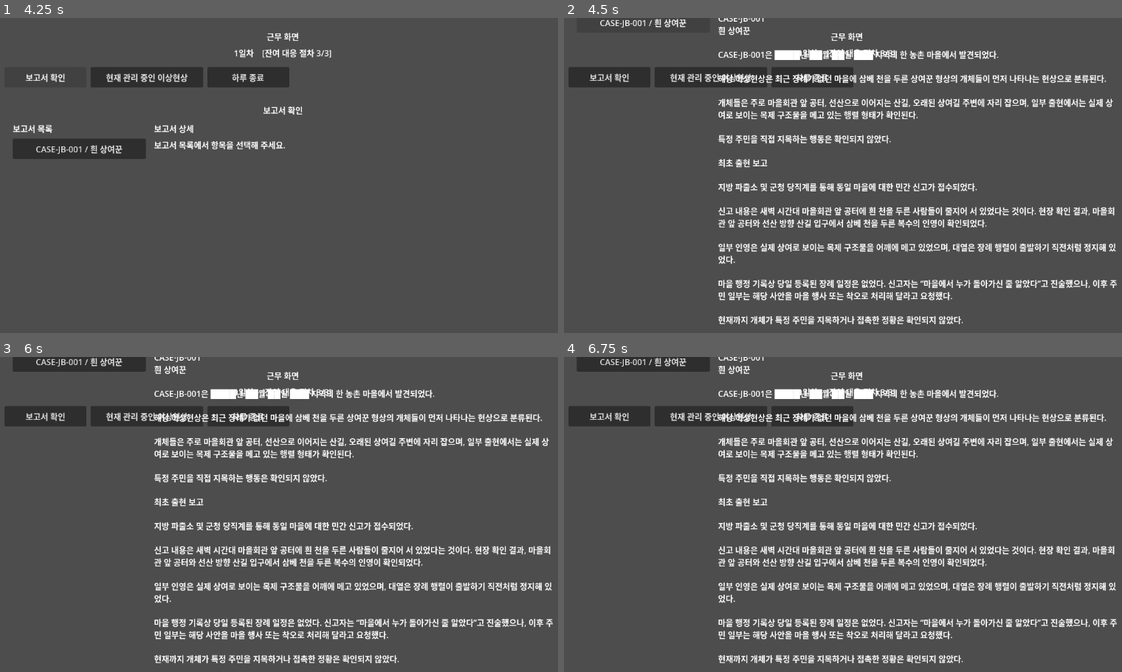
Above: before the commit, frames 1-4 (two rows, left to right).
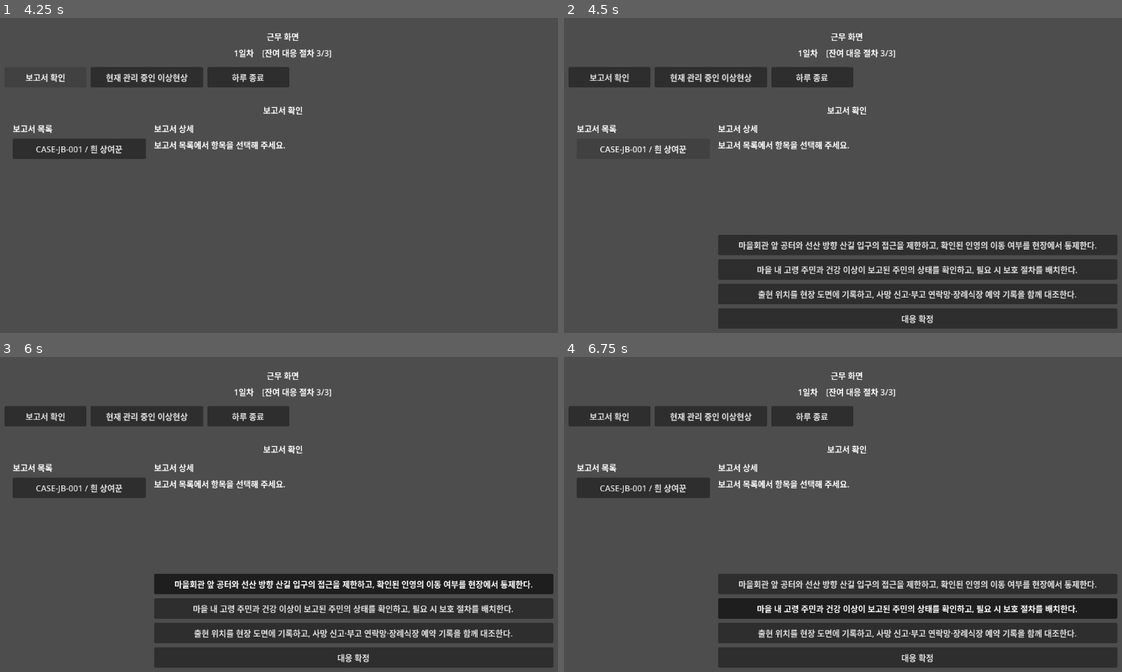
Above: after the commit, the same moments.

Repository: maze4670/AnomalyManagementBranch
Game: Godot game, scene res://scenes/main_menu/MainMenu.tscn
Two runs of this game, one before a commit and one after it. Both use one fixed random seed, a clock stepped at 60 frames per second and the inputs below.
Inputs (mouse positions are in pixels of both pictures, inside the frame that each line leads up to):
- Up to frame 1 (4.25 s): click "근무 시작" at 0.5 s; click "근무 시작" at 1.25 s; click "보고서 확인" at 2 s; click "현재 관리 중인 이상현상" at 2.75 s; click "보고서 확인" at 3.5 s
- Up to frame 2 (4.5 s): click "CASE-JB-001 / 흰 상여꾼" at 4.25 s
- Up to frame 3 (6 s): click "CASE-JB-001 / 흰 상여꾼" at 5 s; click (351, 583) at 5.75 s, where only the run after the commit has a clickable "마을회관 앞 공터와 선산 방향 산길 입구의 접근을 제…"
- Up to frame 4 (6.75 s): click (915, 609) at 6.5 s, where only the run after the commit has a clickable "마을 내 고령 주민과 건강 이상이 보고된 주민의 상태…"

Frame 1 is identical in both runs. In frame 2, 25% of the frame differs, in the area x 2-100%, y 0-99%; in frame 3, 28%; in frame 4, 28%.
Error after the commit: Invalid assignment of property or key 'text' with value of type 'String' on a base object of type 'null instance'. (res://scripts/ui/work/report_tab.gd:74)

Commit message:
Add anomaly image slot and improve report layout

Diff:
--- a/scripts/ui/work/report_tab.gd
+++ b/scripts/ui/work/report_tab.gd
@@ -7,7 +7,9 @@
 @onready var report_list_container: VBoxContainer = $RootContainer/ContentContainer/ReportListContainer
 @onready var report_list_label: Label = $RootContainer/ContentContainer/ReportListContainer/ReportListLabel
 @onready var report_button: Button = $RootContainer/ContentContainer/ReportListContainer/ReportButton
-@onready var detail_text: RichTextLabel = $RootContainer/ContentContainer/DetailContainer/DetailText
+@onready var detail_text: RichTextLabel = $RootContainer/ContentContainer/DetailContainer/DetailScrollContainer/DetailBodyContainer/DetailText
+@onready var anomaly_image_slot: Control = $RootContainer/ContentContainer/DetailContainer/DetailScrollContainer/DetailBodyContainer/AnomalyImageSlot
+@onready var anomaly_image_rect: TextureRect = $RootContainer/ContentContainer/DetailContainer/DetailScrollContainer/DetailBodyContainer/AnomalyImageSlot/AnomalyImageRect
 @onready var completed_stamp_label: Label = $RootContainer/ContentContainer/DetailContainer/CompletedStampLabel
 @onready var status_label: Label = $RootContainer/ContentContainer/DetailContainer/StatusLabel
 @onready var choice_container: VBoxContainer = $RootContainer/ContentContainer/DetailContainer/ChoiceContainer
@@ -151,6 +153,7 @@
 	detail_lines.append("")
 	detail_lines.append(_get_report_body(current_report_node))
 	detail_text.text = "\n".join(detail_lines)
+	_update_anomaly_image(case_document)
 
 	if report_completed:
 		status_label.text = str(ui_messages.get(
@@ -270,6 +273,9 @@
 
 
 func _set_report_controls_visible(is_visible: bool) -> void:
+	if not is_visible:
+		_clear_anomaly_image()
+
 	choice_container.visible = is_visible
 	confirm_button.visible = is_visible
 	status_label.visible = is_visible
@@ -396,6 +402,27 @@
 	return case_reports_by_id.get(case_id, {})
 
 
+func _update_anomaly_image(case_document: Dictionary) -> void:
+	var image_path: String = str(case_document.get("image_path", ""))
+	if image_path.is_empty() or not ResourceLoader.exists(image_path):
+		_clear_anomaly_image()
+		return
+
+	var texture_resource: Resource = load(image_path)
+	var texture: Texture2D = texture_resource as Texture2D
+	if texture == null:
+		_clear_anomaly_image()
+		return
+
+	anomaly_image_rect.texture = texture
+	anomaly_image_slot.visible = true
+
+
+func _clear_anomaly_image() -> void:
+	anomaly_image_rect.texture = null
+	anomaly_image_slot.visible = false
+
+
 func _get_delayed_label(case_id: String, node_id: String) -> String:
 	if GameState.get_report_delay_days(case_id, node_id) <= 0:
 		return ""
